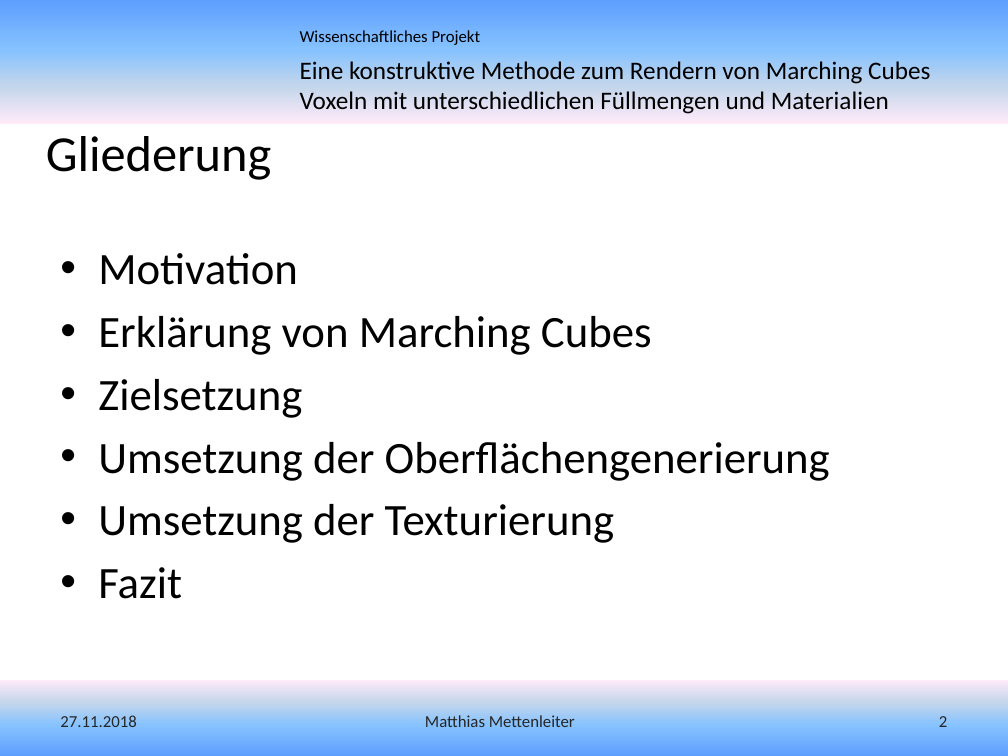
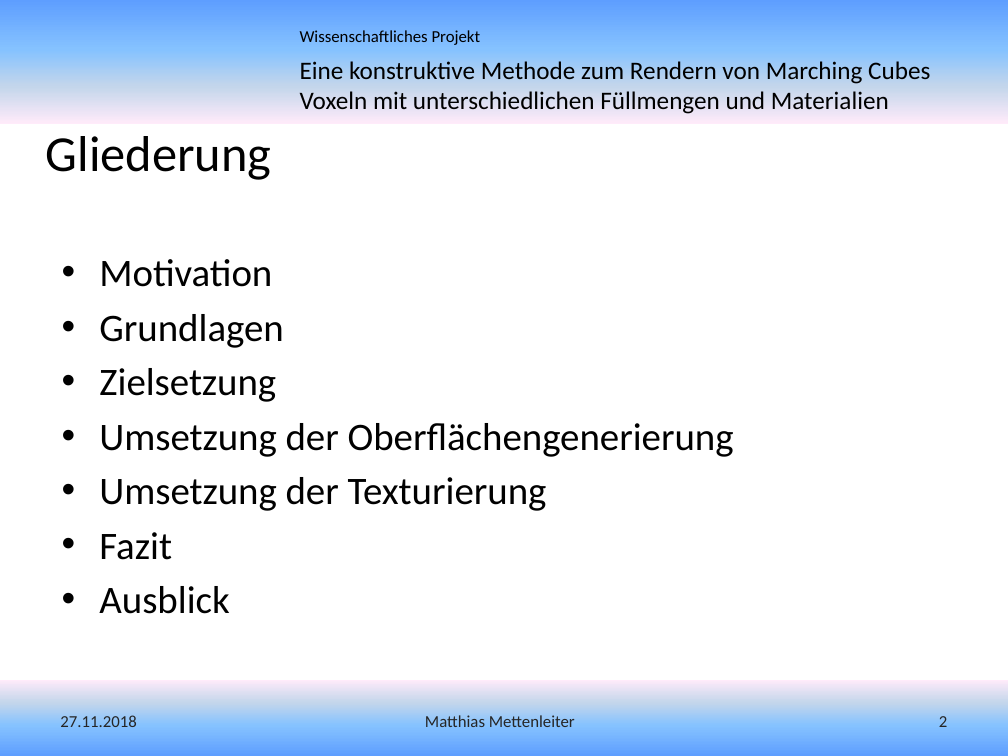
Before and after one commit to MMDaemon/MC_Paper, a slide deck: slide 2 of Vortrag - Eine konstruktive Methode zum Rendern von Marching Cubes Voxeln mit unterschiedlichen Füllmengen und Materialien.pptx. Drawn at 1008x756 pixels with LibreOffice and Linux fonts; fonts in the diff are those of the drawing; background and template pictures are left out. Boxes give left, top, right and bottom in pixels: in the first picture for what was removed or moved away, otherwise in the second. Text is boxed around its words. In the diff, an @@ line names an element or a change of style, - is before the commit and + after.

```diff
--- a/Vortrag - Eine konstruktive Methode zum Rendern von Marching Cubes Voxeln mit unterschiedlichen Füllmengen und Materialien.pptx
+++ b/Vortrag - Eine konstruktive Methode zum Rendern von Marching Cubes Voxeln mit unterschiedlichen Füllmengen und Materialien.pptx
@@ text at <box>99,259,734,560</box>: size 32 to 27.8 pt in "Motivation", "Zielsetzung", "Umsetzung der Oberflächengenerierung", "Umsetzung der Texturierung" and 1 more places @@
@@ text at <box>99,314,283,348</box>: text changed; size 32 to 27.8 pt @@
-• Erklärung von Marching Cubes
+• Grundlagen
@@ text at <box>99,586,229,614</box>: paragraph added @@
+• Ausblick
```
Also in this commit, not shown: 6 other slides changed, 8 slides added, 1 slide removed, 10 other files.
